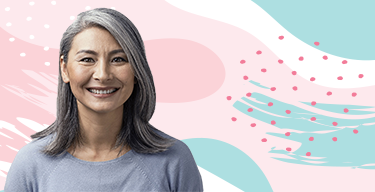
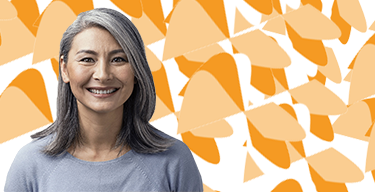
Before/after of a 375 x 192 layered artwork. What changed in the layer stack:
painted on "Background" over [0, 0, 375, 192]
